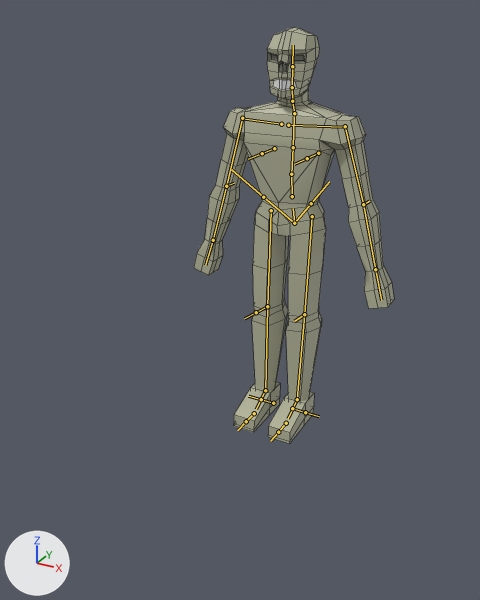
The FBX model Assets/Models/EnemyMelee.fbx, before and after one commit.
The view is the same before and after, from a 50 mm camera at (2.68, -5.92, 4.2) aimed at (-0.31, -0.49, 1.49). Every picture has the same lights, and +X, +Y and +Z are marked at lower left. The picture after the commit comes second. The bones that change, and the others that lie on the model, are drawn over the model as lines. Mesh edges are drawn as thin lines.

Objects in the first picture: 'Torso'.
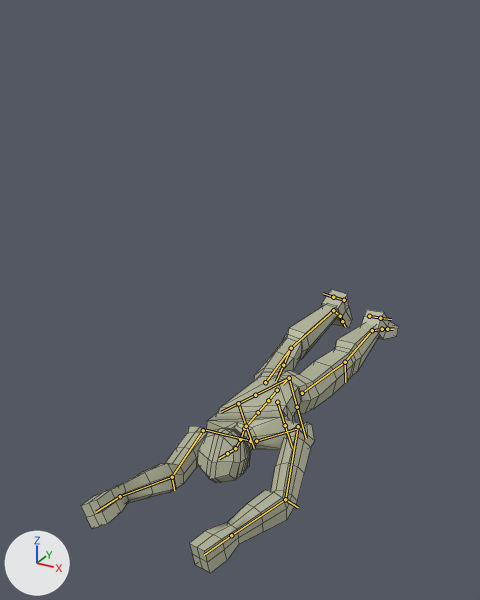
The newer file adds an action. The first version stands in its rest pose; the second is drawn at frame 71 of the action 'metarig|metarigAction.001'.

What differs and where, as boxes [x1, y1, x2, y2] in the pictures (480 x 600 px):
'Torso', posed (59% wider, 32% shorter)
    before: [194, 27, 394, 444]
    after: [81, 289, 399, 573]
bone 'spine', root to tip
    before: (294, 223) to (293, 208)
    after: (289, 378) to (282, 384)
bone 'thigh.L', root to tip
    before: (312, 216) to (304, 314)
    after: (302, 393) to (345, 362)
bone 'shin.L', root to tip
    before: (304, 314) to (297, 399)
    after: (345, 362) to (372, 330)
bone 'foot.L', root to tip
    before: (297, 399) to (288, 418)
    after: (372, 330) to (380, 329)
bone 'toe.L', root to tip
    before: (286, 423) to (278, 432)
    after: (382, 329) to (387, 329)
bone 'thigh.R', root to tip
    before: (271, 210) to (267, 306)
    after: (265, 382) to (291, 348)
bone 'shin.R', root to tip
    before: (267, 306) to (265, 390)
    after: (291, 348) to (333, 310)
bone 'foot.R', root to tip
    before: (265, 390) to (256, 409)
    after: (333, 310) to (339, 315)
bone 'toe.R', root to tip
    before: (254, 413) to (246, 421)
    after: (340, 316) to (342, 321)
bone 'spine.001', root to tip
    before: (292, 196) to (291, 174)
    after: (277, 390) to (268, 400)
bone 'spine.002', root to tip
    before: (291, 174) to (293, 147)
    after: (268, 400) to (258, 412)
bone 'spine.003', root to tip
    before: (293, 147) to (294, 116)
    after: (258, 412) to (245, 427)
bone 'spine.006', root to tip
    before: (292, 87) to (292, 85)
    after: (235, 448) to (234, 449)
bone 'upper_arm.L', root to tip
    before: (345, 126) to (363, 204)
    after: (298, 426) to (285, 499)
bone 'forearm.L', root to tip
    before: (363, 204) to (375, 269)
    after: (285, 499) to (231, 535)
bone 'hand.L', root to tip
    before: (375, 269) to (381, 300)
    after: (231, 535) to (204, 555)
bone 'upper_arm.R', root to tip
    before: (242, 118) to (226, 186)
    after: (203, 430) to (172, 477)
bone 'forearm.R', root to tip
    before: (226, 186) to (213, 240)
    after: (172, 477) to (120, 496)
bone 'hand.R', root to tip
    before: (213, 240) to (205, 265)
    after: (120, 496) to (96, 512)

The change in detail:
Bone 'spine' (bone_spine) moves from (0.0, 0.0, 0.0) to (0.0, -0.886, 0.229).
Bone 'spine' (bone_spine) turns from (0, 0, 0) to (75, 0, 0) degrees about its own x, y and z.
Bone 'thigh.L' (bone_thigh_l) turns from (0, 0, 0) to (13, -7, -8) degrees about its own x, y and z.
Bone 'shin.L' (bone_shin_l) turns from (0, 0, 0) to (5, -1, 4) degrees about its own x, y and z.
Bone 'foot.L' (bone_foot_l) turns from (0, 0, 0) to (40, 7, 0) degrees about its own x, y and z.
Bone 'toe.L' (bone_toe_l) turns from (0, 0, 0) to (-26, 4, -1) degrees about its own x, y and z.
Bone 'thigh.R' (bone_thigh_r) turns from (0, 0, 0) to (14, 15, 14) degrees about its own x, y and z.
Bone 'shin.R' (bone_shin_r) turns from (0, 0, 0) to (19, -8, -16) degrees about its own x, y and z.
Bone 'foot.R' (bone_foot_r) turns from (0, 0, 0) to (13, -5, -2) degrees about its own x, y and z.
Bone 'toe.R' (bone_toe_r) turns from (0, 0, 0) to (-14, -5, 2) degrees about its own x, y and z.
Bone 'spine.001' (bone_spine_001) turns from (0, 0, 0) to (6, 10, -1) degrees about its own x, y and z.
Bone 'spine.002' (bone_spine_002) turns from (0, 0, 0) to (11, 0, 1) degrees about its own x, y and z.
Bone 'spine.003' (bone_spine_003) turns from (0, 0, 0) to (0, 8, 0) degrees about its own x, y and z.
Bone 'spine.006' (bone_spine_006) turns from (0, 0, 0) to (-22, -19, 0) degrees about its own x, y and z.
Bone 'upper_arm.L' (bone_upper_arm_l) moves from (0.0, 0.0, 0.0) to (0.009, 0.023, 0.008).
Bone 'upper_arm.L' (bone_upper_arm_l) turns from (0, 0, 0) to (153, -5, -13) degrees about its own x, y and z.
Bone 'forearm.L' (bone_forearm_l) turns from (0, 0, 0) to (40, -18, -24) degrees about its own x, y and z.
Bone 'hand.L' (bone_hand_l) turns from (0, 0, 0) to (-1, 8, 2) degrees about its own x, y and z.
Bone 'upper_arm.R' (bone_upper_arm_r) moves from (0.0, 0.0, 0.0) to (0.007, -0.023, -0.008).
Bone 'upper_arm.R' (bone_upper_arm_r) turns from (0, 0, 0) to (180, -4, 12) degrees about its own x, y and z.
Bone 'forearm.R' (bone_forearm_r) turns from (0, 0, 0) to (18, 32, -10) degrees about its own x, y and z.
Bone 'hand.R' (bone_hand_r) turns from (0, 0, 0) to (-12, -4, 9) degrees about its own x, y and z.
